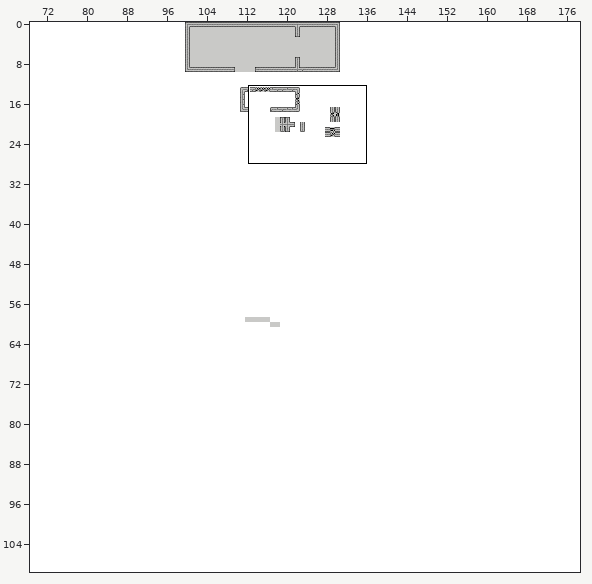
One commit to this Tiled map: CSLO/data/maps/Map1.tmx. The first picture is a wide view before the edit; the outline marks the close-up.
Close-up. The starting point:
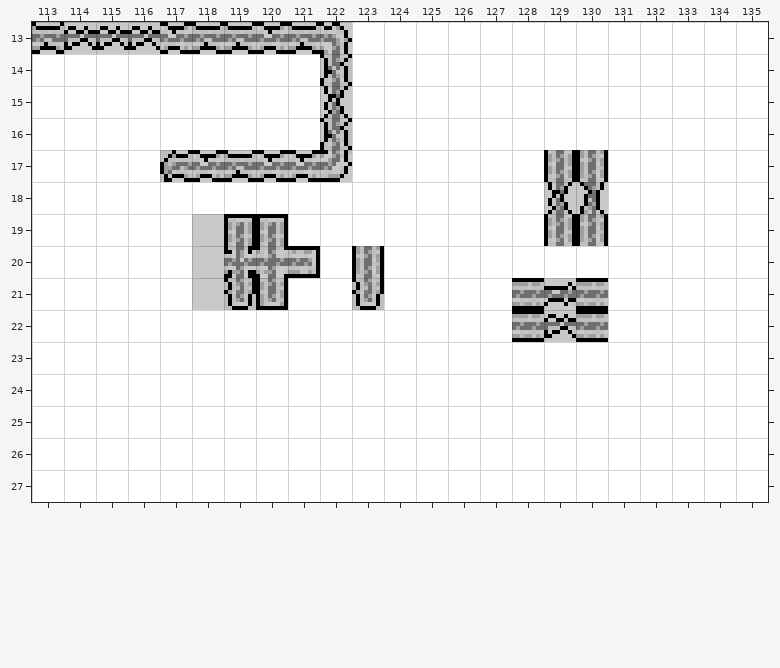
Cells are 8x8 px. Shown: x 113..135, y 13..27. The commit also changed other parts of the map, which this record leaves out.
Now the later version:
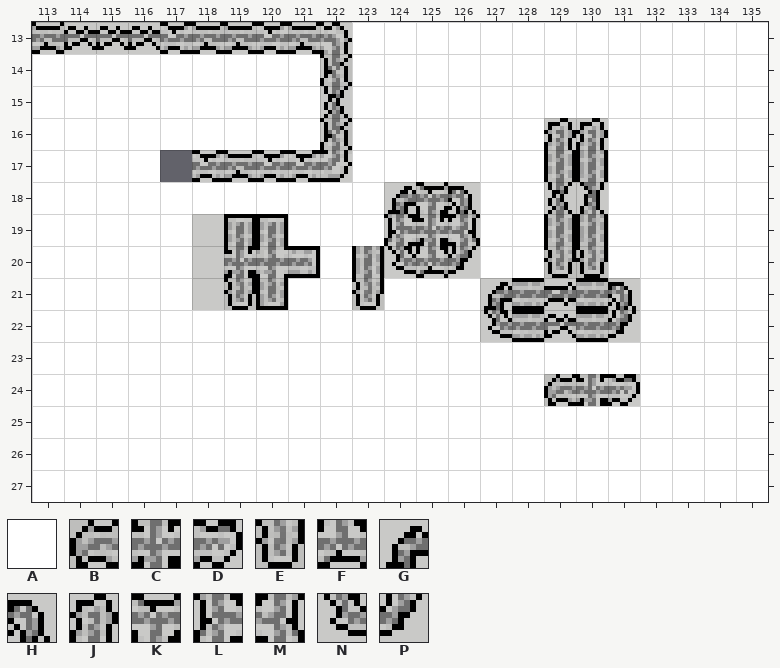
Key: from "Tileset": A 1, B 327, C 328, D 329, E 408, F 411, G 484, H 486, J 488, K 491, L 570, M 572, N 644, P 646.
_ is an empty cell.
What changed:
Layer "base":
y 16: x 129..130 AA -> JJ
y 17: x 117 B -> _
y 18: x 124..126 AAA -> GKH
y 19: x 124..126 AAA -> LCM
y 20: x 124..126 AAA -> NFP; x 129..130 AA -> EE
y 21: x 127 A -> G; x 131 A -> H
y 22: x 127 A -> N; x 131 A -> P
y 24: x 129..131 AAA -> BCD
